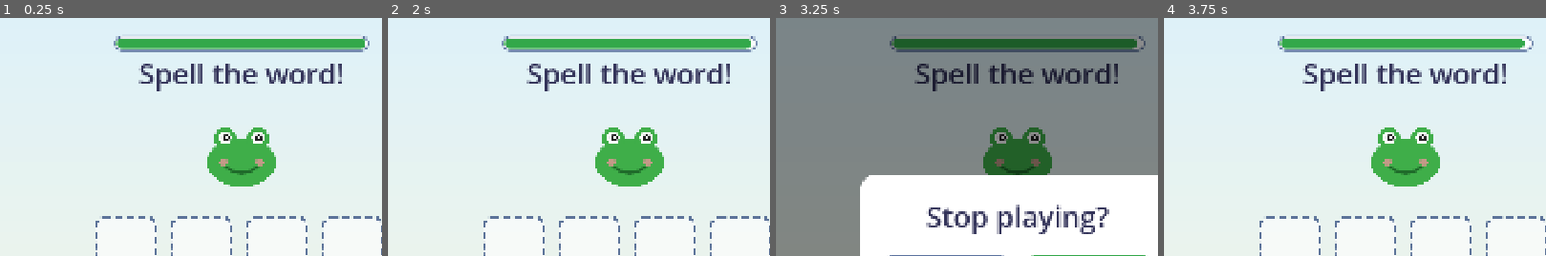
Above: before the commit, frames 1-4 (left to right).
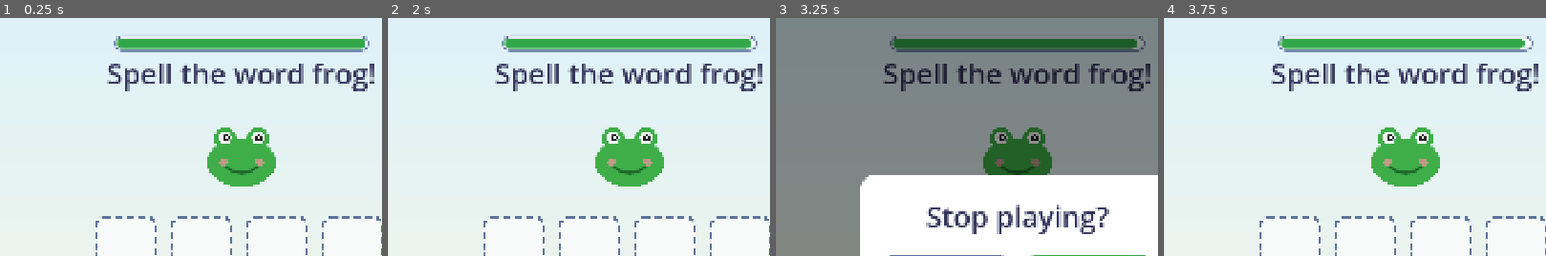
Above: after the commit, the same moments.

Repository: Joshua5689/kidzpuzzleapp
Game: Godot game, scene res://Scenes/Levels/Level41_SpellFrog.tscn
The game is run twice, just before and just after one commit, with the same random seed, the same clock (stepped at 60 frames per second) and the same inputs. This scene is started directly instead of the project's main scene. Sound files missing from this copy of the repository are replaced by a short silence.
Inputs (mouse positions are % of the whole screen's width and height, from its top left):
- Up to frame 1 (0.25 s): no input
- Up to frame 2 (2 s): click "◀" at 0.5 s; click "Play ▶" at 1.25 s
- Up to frame 3 (3.25 s): click (12, 7) at 2 s; click "◀" at 2.75 s
- Up to frame 4 (3.75 s): click "Play ▶" at 3.5 s
The pictures show only the part of the screen within x 18-68%, y 0-50%; the shares and areas given below are measured in that part.

The runs differ from the first frame. In frame 1, 3.6% of the frame differs, in the area x 28-98%, y 19-31%; in frame 2, 3.6%; in frame 3, 3.2%; in frame 4, 3.6%.

Commit message:
1.0.1: easier Level 42 slide puzzle, spelling help on Level 41
- SlidePuzzle: numbered tiles (show_numbers), Level 42 shuffles 12 moves
- SortDrag: letter tiles are read aloud as they're placed; faint guide
  letters for players aged 5 and under (guide_letters_max_age)
- Level 41 asks 'Spell the word frog!'; voice lines for A-Z letter names
- Version 1.0.1, version code 2

Co-Authored-By: Claude Opus 5.5 <noreply@anthropic.com>

Diff:
--- a/Scenes/Levels/Level41_SpellFrog.tscn
+++ b/Scenes/Levels/Level41_SpellFrog.tscn
@@ -9,7 +9,8 @@
 
 [node name="Level41_SpellFrog" instance=ExtResource("1_base")]
 level_number = 41
-prompt_text = "Spell the word!"
+prompt_text = "Spell the word frog!"
+guide_letters_max_age = 5
 snap_to_bin = true
 time_limit = 90.0
 
--- a/Scenes/Levels/Level42_SlidePuzzle.tscn
+++ b/Scenes/Levels/Level42_SlidePuzzle.tscn
@@ -7,5 +7,5 @@
 level_number = 42
 image = ExtResource("r2")
 grid_size = 3
-shuffle_moves = 40
+shuffle_moves = 12
 time_limit = 180.0
--- a/Scenes/Mechanics/SlidePuzzle/SlidePuzzleLevel.gd
+++ b/Scenes/Mechanics/SlidePuzzle/SlidePuzzleLevel.gd
@@ -11,6 +11,9 @@
 @export var board_width: float = 660.0
 @export var tile_gap: float = 6.0
 @export var show_preview: bool = true
+## Small number (1, 2, 3...) in the corner of each square, in reading order,
+## so children can rebuild pictures whose pieces look alike.
+@export var show_numbers: bool = true
 
 @onready var board: Control = $Layout/PlayArea/Board
 @onready var preview_image: TextureRect = $Layout/PlayArea/PreviewImage
@@ -48,12 +51,34 @@
 		tile.size = _tile_size - Vector2(tile_gap, tile_gap)
 		tile.mouse_filter = Control.MOUSE_FILTER_STOP
 		tile.gui_input.connect(_on_tile_input.bind(i))
+		if show_numbers:
+			tile.add_child(_make_number(i + 1))
 		board.add_child(tile)
 		_tiles.append(tile)
 		_cell_of.append(i)
 	_gap = count - 1
 	_tiles[_gap].visible = false
 	_shuffle()
+
+
+## Round badge in the tile's top-left corner.
+func _make_number(number: int) -> Control:
+	var badge := PanelContainer.new()
+	badge.name = "Number"
+	badge.mouse_filter = Control.MOUSE_FILTER_IGNORE
+	var side := maxf(_tile_size.x * 0.24, 40.0)
+	badge.custom_minimum_size = Vector2(side, side)
+	badge.position = Vector2(8, 8)
+	badge.add_theme_stylebox_override("panel", UiStyle.rounded(Color(1, 1, 1, 0.9), int(side / 2.0), UiStyle.TEXT_COLOR, 3))
+	var label := Label.new()
+	label.text = str(number)
+	label.horizontal_alignment = HORIZONTAL_ALIGNMENT_CENTER
+	label.vertical_alignment = VERTICAL_ALIGNMENT_CENTER
+	label.add_theme_font_size_override("font_size", int(side * 0.62))
+	label.add_theme_color_override("font_color", UiStyle.TEXT_COLOR)
+	label.mouse_filter = Control.MOUSE_FILTER_IGNORE
+	badge.add_child(label)
+	return badge
 
 
 func _coords(cell: int) -> Vector2:
@@ -132,4 +157,7 @@
 	for i in _tiles.size():
 		tween.tween_property(_tiles[i], "position", _coords(i) * _tile_size, 0.3).set_delay(0.15)
 		tween.tween_property(_tiles[i], "size", _tile_size, 0.3).set_delay(0.15)
+		var number := _tiles[i].get_node_or_null("Number")
+		if number:
+			tween.tween_property(number, "modulate:a", 0.0, 0.3)
 	finish_level()
--- a/Scenes/Mechanics/SortDrag/SortDragLevel.gd
+++ b/Scenes/Mechanics/SortDrag/SortDragLevel.gd
@@ -10,6 +10,9 @@
 ## at full size and each bin holds one item. The level is done when every
 ## bin is filled, so extra "trick" items may be left over.
 @export var snap_to_bin: bool = false
+## Spelling help: for players this age or younger, each bin shows a faint copy
+## of the letter tile that belongs in it. 0 = never.
+@export var guide_letters_max_age: int = 0
 
 @onready var play_area: Control = $Layout/PlayArea
 @onready var bins_root: Control = $Layout/PlayArea/Bins
@@ -44,6 +47,8 @@
 				push_warning("%s: item %s has no bin for category '%s'" % [name, child.name, child.category])
 	if _items.is_empty():
 		push_warning("%s: no SortItem nodes under PlayArea/Items" % name)
+	if guide_letters_max_age > 0 and ProfileManager.has_current() 			and int(ProfileManager.current().get("age", 99)) <= guide_letters_max_age:
+		_add_letter_guides()
 
 
 func _on_item_input(event: InputEvent, item: SortItem) -> void:
@@ -67,6 +72,23 @@
 			_drop(item)
 	elif event is InputEventMouseMotion and _dragging == item:
 		item.position = point - _grab_offset
+
+
+func _add_letter_guides() -> void:
+	for bin in _bins:
+		var tile: Array = _items.filter(func(i): return i.category == bin.category and i.text != "")
+		if tile.is_empty():
+			continue
+		var label := Label.new()
+		label.name = "Guide"
+		label.text = tile[0].text
+		label.set_anchors_and_offsets_preset(Control.PRESET_FULL_RECT)
+		label.horizontal_alignment = HORIZONTAL_ALIGNMENT_CENTER
+		label.vertical_alignment = VERTICAL_ALIGNMENT_CENTER
+		label.add_theme_font_size_override("font_size", int(minf(bin.size.x, bin.size.y) * 0.6))
+		label.add_theme_color_override("font_color", Color(0.25, 0.18, 0.1, 0.25))
+		label.mouse_filter = Control.MOUSE_FILTER_IGNORE
+		bin.add_child(label)
 
 
 func _drop(item: SortItem) -> void:
@@ -95,6 +117,8 @@
 ## snap_to_bin, places it exactly over the bin).
 func sort_into(item: SortItem, bin: SortBin) -> void:
 	_sorted.append(item)
+	if item.text != "":
+		Voice.say(item.text)  # say the letter as it goes in
 	if snap_to_bin:
 		_bin_counts[bin] = 1
 		item.pivot_offset = item.size / 2.0
Not shown, added: Assets/Audio/Voice/a.ogg.import
Not shown, added: Assets/Audio/Voice/b.ogg.import
Not shown, added: Assets/Audio/Voice/c.ogg.import
Not shown, added: Assets/Audio/Voice/d.ogg.import
Not shown, added: Assets/Audio/Voice/e.ogg.import
Not shown, added: Assets/Audio/Voice/f.ogg.import
Not shown, added: Assets/Audio/Voice/g.ogg.import
Not shown, added: Assets/Audio/Voice/h.ogg.import
Not shown, added: Assets/Audio/Voice/i.ogg.import
Not shown, added: Assets/Audio/Voice/j.ogg.import
Not shown, added: Assets/Audio/Voice/k.ogg.import
Not shown, added: Assets/Audio/Voice/l.ogg.import
(and 49 more such lines)
